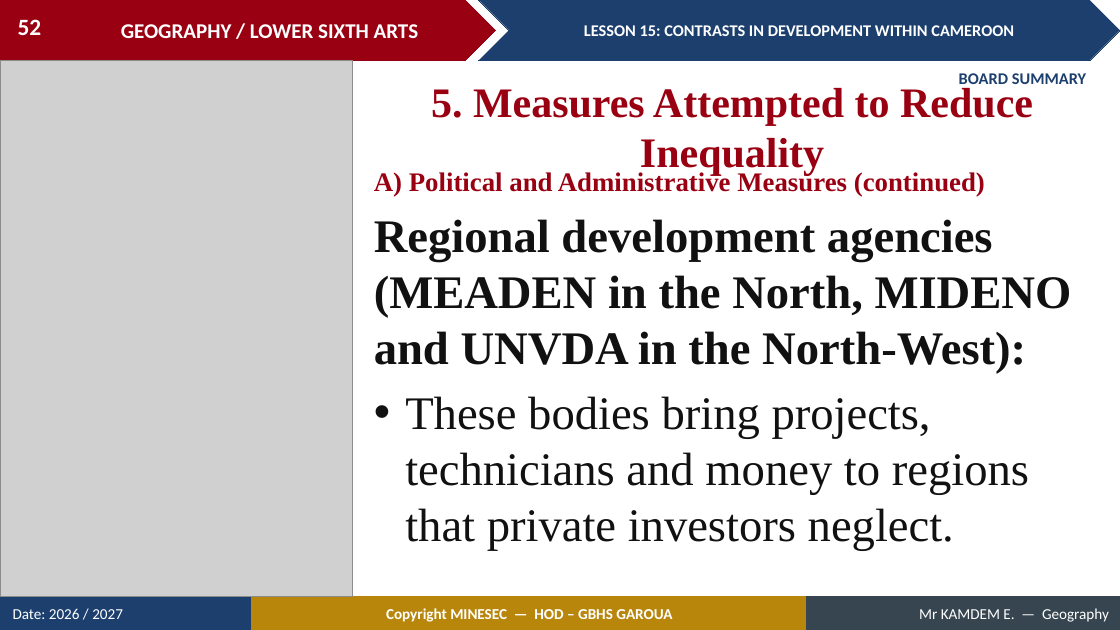
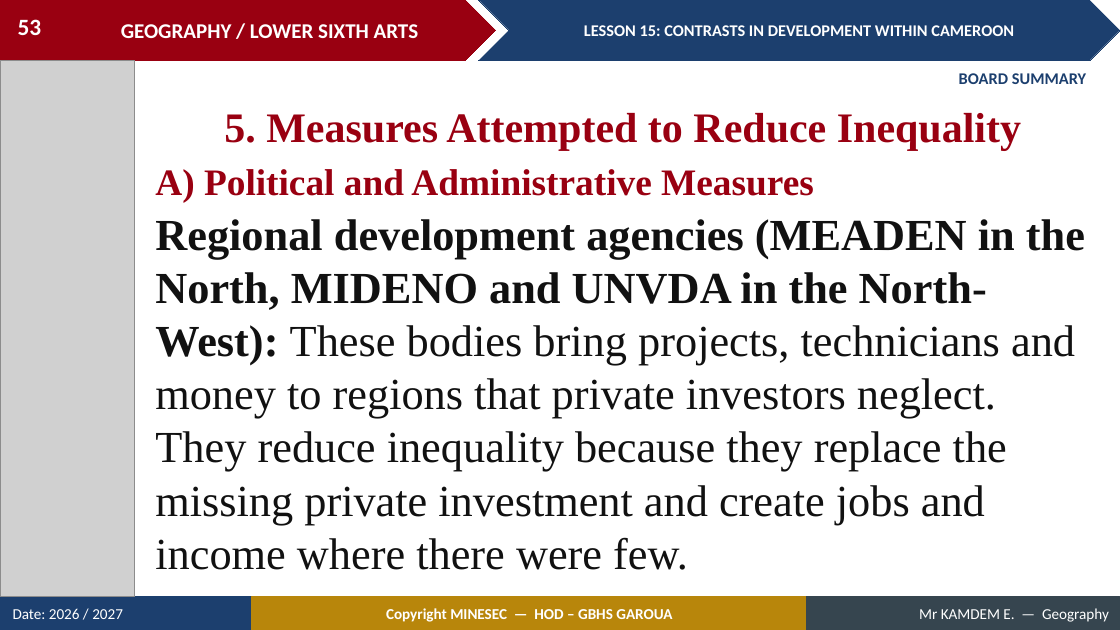
Before and after one commit to Berthautk/linea-github, a slide deck: slide 53 of lecons/LSA/Geography of Cameroon/15_LSA_CAM_L15_Contrasts_in_Development_within_Cameroon.pptx (slide 52 before the commit). Drawn at 1120x630 pixels with LibreOffice and Linux fonts; fonts in the diff are those of the drawing; grey boxes stand for pictures. Boxes give left, top, right and bottom in pixels: in the first picture for what was removed or moved away, otherwise in the second. Text is boxed around its words. In the diff, an @@ line names an element or a change of style, - is before the commit and + after.

```diff
--- a/lecons/LSA/Geography of Cameroon/15_LSA_CAM_L15_Contrasts_in_Development_within_Cameroon.pptx
+++ b/lecons/LSA/Geography of Cameroon/15_LSA_CAM_L15_Contrasts_in_Development_within_Cameroon.pptx
@@ page number at [18,19,42,35]: text changed @@
-52
+53
@@ picture: place and size @@
-picture at [0,60,353,597]
+picture at [0,60,134,597]
@@ text "5. Measures Attempted to Reduce ..." rewrapped from [431,88,1033,176] to [224,113,1021,150] @@
@@ text at [155,169,814,202]: text changed; size 23 to 32 pt @@
-A) Political and Administrative Measures (continued)
+A) Political and Administrative Measures
@@ text at [155,219,1085,570]: text changed; size 40 to 38 pt @@
-Regional development agencies (MEADEN in the North, MIDENO and UNVDA in the North-West):
-• These bodies bring projects, technicians and money to regions that private investors neglect.
+Regional development agencies (MEADEN in the North, MIDENO and UNVDA in the North-West): These bodies bring projects, technicians and money to regions that private investors neglect. They reduce inequality because they replace the missing private investment and create jobs and income where there were few.
```
Also in this commit, not shown: 20 other slides changed, 3 slides added, 14 slides removed, 5 other files.
